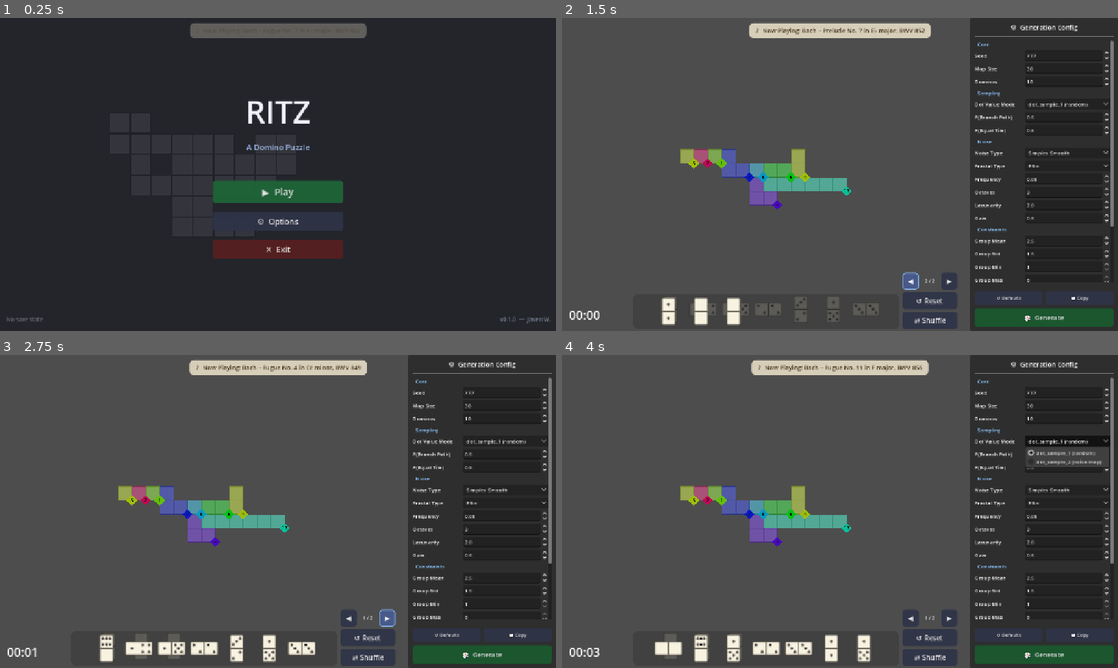
Above: before the commit, frames 1-4 (two rows, left to right).
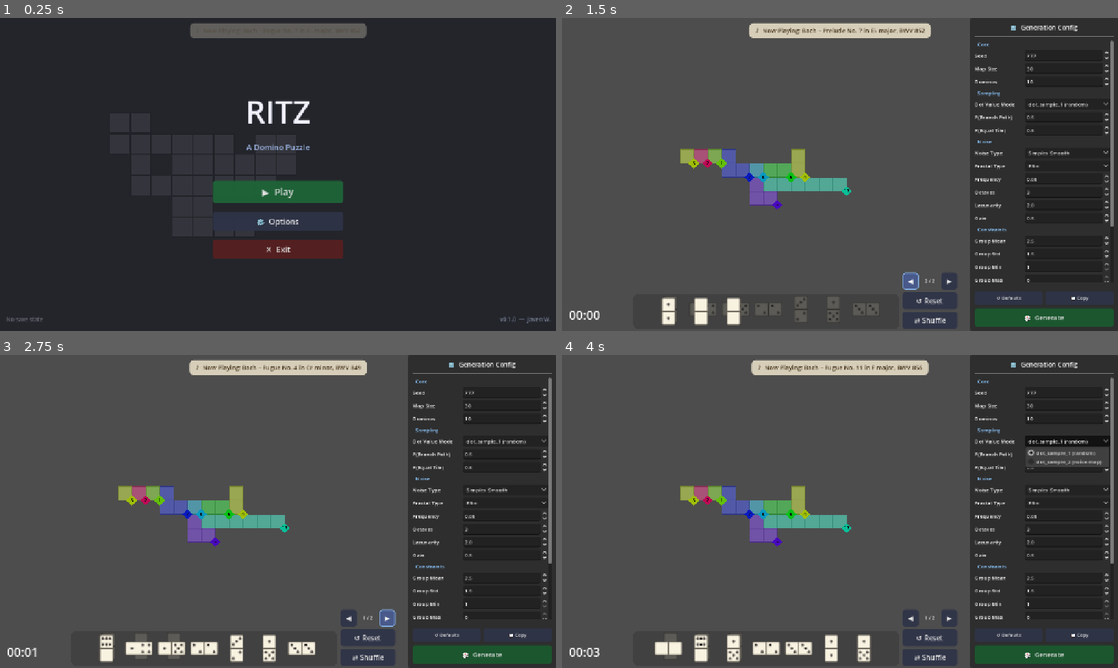
Above: after the commit, the same moments.

Repository: Javen-W/Ritz
Game: Godot game, scene res://scenes/main_menu.tscn
Two runs of this game, one before a commit and one after it. Both use one fixed random seed, a clock stepped at 60 frames per second and the inputs below. Sound files missing from this copy of the repository are replaced by a short silence.
Inputs:
- Up to frame 1 (0.25 s): no input
- Up to frame 2 (1.5 s): click "▶ Play" at 0.5 s; click "◀" at 1.25 s
- Up to frame 3 (2.75 s): click "▶" at 2 s
- Up to frame 4 (4 s): click "⇄ Shuffle" at 2.75 s; click "dot_sample_1 (random)" at 3.5 s

The runs differ from the first frame. In frame 1, less than 0.1% of the frame differs, in the area x 46-54%, y 64-67%; in frame 2, 0.1%, in the area x 80-93%, y 2-4%; in frame 3, 0.1%; in frame 4, 0.1%.

Commit message:
fix: embed NotoColorEmoji subset font for emoji rendering in web export
Agent-Logs-Url: https://github.com/Javen-W/Ritz/sessions/f02fad62-de0f-4eaf-8370-2868995755ba

Co-authored-by: Javen-W <21213702+Javen-W@users.noreply.github.com>

Diff:
--- a/scripts/music_manager.gd
+++ b/scripts/music_manager.gd
@@ -131,6 +131,7 @@
 
 
 func _ready() -> void:
+	_setup_emoji_font()
 	var opts := SaveManager.load_options()
 	if opts.has("bgm_volume_db"):
 		bgm_volume_db = float(opts["bgm_volume_db"])
@@ -143,6 +144,29 @@
 	if opts.has("master_volume_db"):
 		AudioServer.set_bus_volume_db(
 			AudioServer.get_bus_index("Master"), float(opts["master_volume_db"]))
+
+
+# ── Emoji font ────────────────────────────────────────────────────────────────
+
+## Register a subset emoji font as a global fallback so that emoji characters
+## (🎉 📋 🎲 ⚙) render correctly in all Labels on every platform, including
+## the itch.io web export where Godot cannot fall back to a system emoji font.
+func _setup_emoji_font() -> void:
+	const EMOJI_PATH := "res://assets/fonts/NotoColorEmoji.ttf"
+	if not FileAccess.file_exists(EMOJI_PATH):
+		push_warning("MusicManager: emoji font not found at %s" % EMOJI_PATH)
+		return
+	var emoji_font := FontFile.new()
+	emoji_font.set_data(FileAccess.get_file_as_bytes(EMOJI_PATH))
+	# Append to the engine's fallback font so emoji glyphs are tried last,
+	# after the primary font fails to find a glyph.
+	var base := ThemeDB.fallback_font
+	if base:
+		var fbs: Array[Font] = base.fallbacks
+		fbs.append(emoji_font)
+		base.fallbacks = fbs
+	else:
+		ThemeDB.fallback_font = emoji_font
 
 
 # ── BGM ──────────────────────────────────────────────────────────────────────
Binary file added: assets/fonts/NotoColorEmoji.ttf
